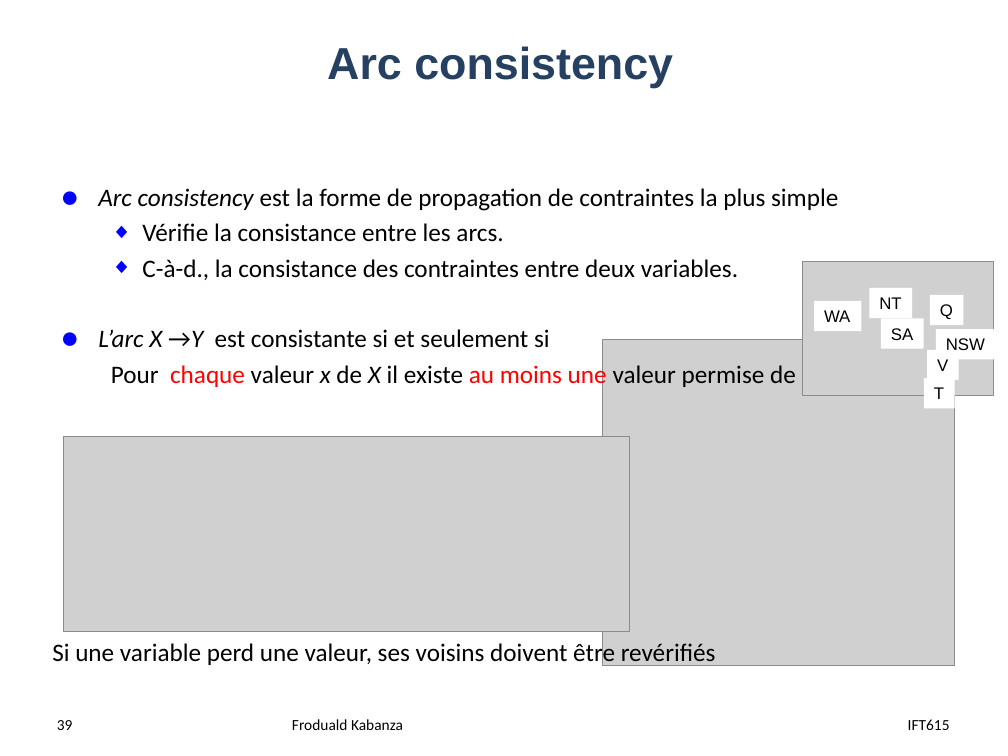
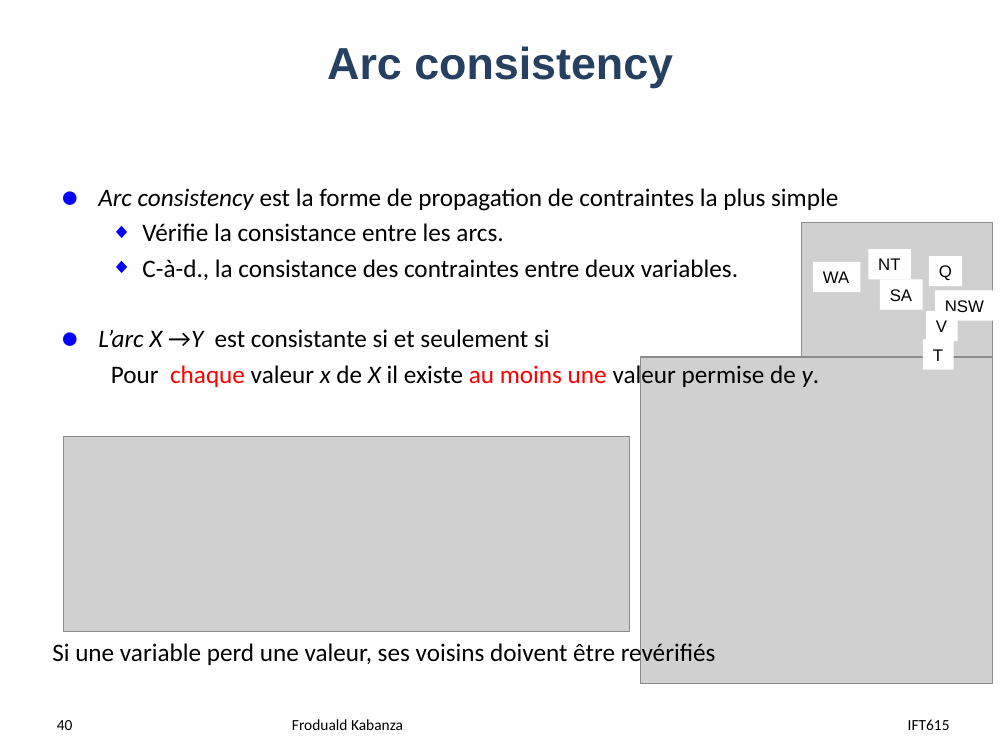
Before and after one commit to djeffkanda/djeffkanda.github.io, a slide deck: slide 40 of ift/assets/slides/ift615-19-Recherche locale par la satisfaction de contraintes.pptx (slide 39 before the commit). Drawn at 1008x756 pixels with LibreOffice and Linux fonts; fonts in the diff are those of the drawing; grey boxes stand for pictures. Boxes give left, top, right and bottom in pixels: in the first picture for what was removed or moved away, otherwise in the second. Text is boxed around its words. In the diff, an @@ line names an element or a change of style, - is before the commit and + after.

```diff
--- a/ift/assets/slides/ift615-19-Recherche locale par la satisfaction de contraintes.pptx
+++ b/ift/assets/slides/ift615-19-Recherche locale par la satisfaction de contraintes.pptx
@@ 7 rectangles, 1 picture moved together from (x1=802, y1=261, x2=995, y2=408) to (x1=801, y1=223, x2=994, y2=370) @@
@@ picture moved from (x1=602, y1=339, x2=954, y2=665) to (x1=640, y1=357, x2=992, y2=683) @@
@@ page number at (x1=57, y1=720, x2=73, y2=730): text changed @@
-39
+40
```
Also in this commit, not shown: 5 other slides changed, 1 slide added, 5 other files.
